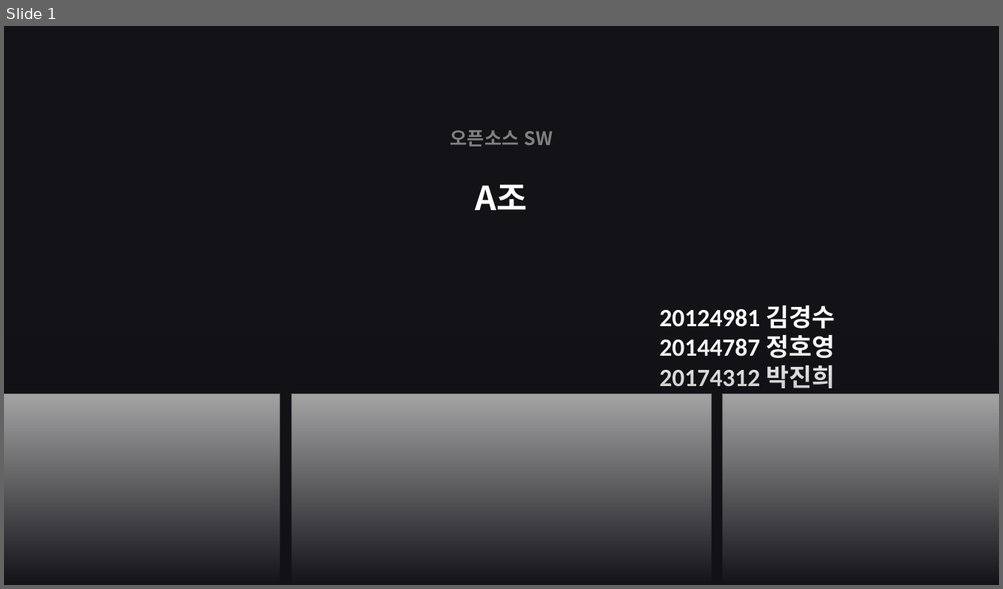
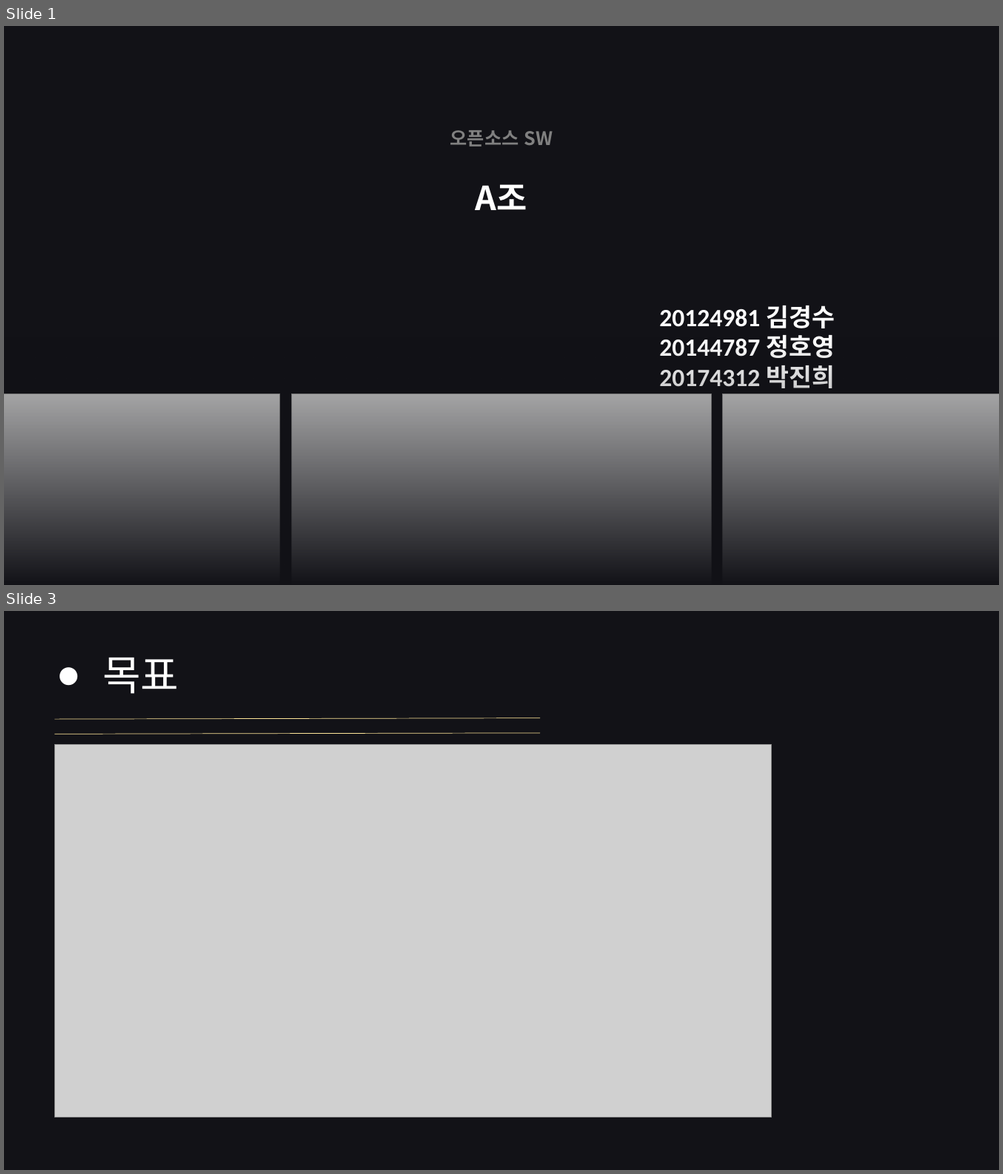
Before and after one commit to JungHoYoung/OSS_A, a slide deck: OSS_A조 - MineSweeper.pptx. Shown one above the other, each under a label of ours: slide 1 before the commit, slides 1 and 3 after it; the slides between them are not shown. The pictures are 1003x589 and 1003x1174 pixels, drawn with LibreOffice and Linux fonts; fonts in the diff are those of the drawing; grey boxes stand for pictures. Boxes give left, top, right and bottom in pixels: in the first picture for what was removed or moved away, otherwise in the second. Text is boxed around its words. In the diff, an @@ line names an element or a change of style, - is before the commit and + after.

```diff
--- a/OSS_A조 - MineSweeper.pptx
+++ b/OSS_A조 - MineSweeper.pptx
@@ slide 3 added at (x1=4, y1=611, x2=999, y2=1170), background #FFFFFF; not listed: 1 template element that a slide beside it also shows @@
@@ text added at (x1=102, y1=657, x2=179, y2=694), 40 pt, text #FFFFFF @@
+  ● 목표
@@ line added from (55, 719) to (540, 718), #FFE699 0.5 pt @@
@@ line added from (55, 734) to (540, 733), #FFE699 0.5 pt @@
@@ picture added at (x1=55, y1=744, x2=771, y2=1118) @@
```
Also in this commit, not shown: 8 other slides added, 1 slide removed.
